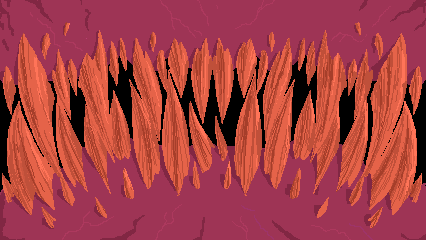
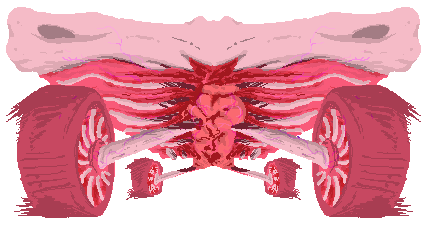
Two versions of the same layered image (426×240). Layer-by-layer changes:
added layer "Layer 55 copy" (soft light) above "Layer 55" over bbox(191, 26, 373, 181)
added layer "Layer 55" (soft light) above "Layer 57" over bbox(59, 26, 241, 181)
added layer "Layer 57" above "Layer 50" over bbox(6, 7, 421, 218)
hid group "defeat" (11 layers) over bbox(0, 0, 426, 240)
hid "Layer 47 copy" over bbox(3, 22, 422, 180)
hid "Layer 48 copy" over bbox(0, 0, 426, 85)
hid "Layer 48 copy 2" over bbox(2, 70, 422, 228)
hid "Layer 47" over bbox(0, 138, 426, 240)
hid "Layer 1" over bbox(0, 0, 426, 240)
